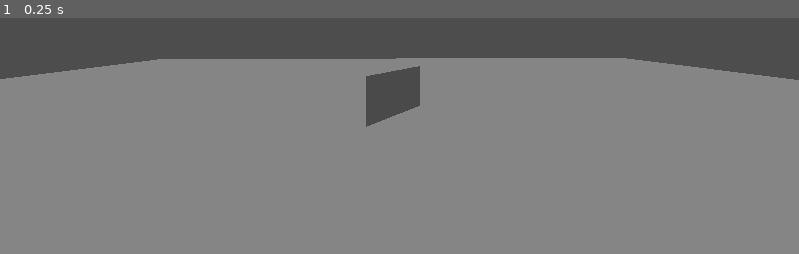
Above: before the commit, frame 1.
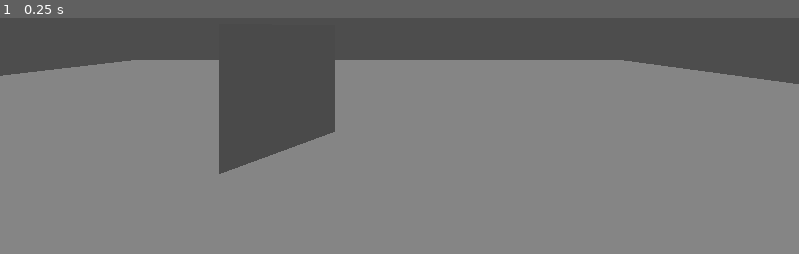
Above: after the commit, the same moment.

Repository: DevinBayly/gamejam
Game: Godot game, scene res://recreating_problem.tscn
The game is run twice, just before and just after one commit, with the same random seed, the same clock (stepped at 60 frames per second) and the same inputs. This scene is started directly instead of the project's main scene.
Inputs:
- Up to frame 1 (0.25 s): no input

The runs differ from the first frame. In frame 1, 7.9% of the frame differs, in the area x 0-100%, y 16-67%.

Commit message:
ok got it to work

Diff:
--- a/recreating_problem.gd
+++ b/recreating_problem.gd
@@ -9,16 +9,7 @@
 	var vid_instance = vid_scene.instantiate()
 	viewport.add_child(vid_instance)
 	var plane  = MeshInstance3D.new()
-	plane.mesh = QuadMesh.new()
 
-	var vmat = StandardMaterial3D.new()
-	vmat.albedo_texture = viewport.get_texture()
-	plane.set_surface_override_material(0,vmat)
-	plane.rotate_y(180)
-	add_child(plane)
-func _old() -> void:
-	var vmat = StandardMaterial3D.new()
-	var custom_plane = MeshInstance3D.new()
 	var vertices = PackedVector3Array()
 
 	# maek a collection of vertices that are ok for a plane
@@ -29,17 +20,33 @@
 	vertices.push_back(Vector3(1,0,0))
 	vertices.push_back(Vector3(1,1,0))
 	vertices.push_back(Vector3(0,1,0))
+	var uvs = PackedVector2Array()
+	uvs.push_back(Vector2(0,0))
+	uvs.push_back(Vector2(1,0))
+	uvs.push_back(Vector2(0,1))
 
+	uvs.push_back(Vector2(1,0))
+	uvs.push_back(Vector2(1,1))
+	uvs.push_back(Vector2(0,1))
 	# Initialize the ArrayMesh.
 	var arr_mesh = ArrayMesh.new()
 	var arrays = []
 	arrays.resize(Mesh.ARRAY_MAX)
 	arrays[Mesh.ARRAY_VERTEX] = vertices
+	arrays[Mesh.ARRAY_TEX_UV] = uvs
 
 # Create the Mesh.
 	arr_mesh.add_surface_from_arrays(Mesh.PRIMITIVE_TRIANGLES, arrays)
-	arr_mesh.resource_local_to_scene=true
-	custom_plane.mesh = arr_mesh
+	plane.mesh = arr_mesh
+	var vmat = StandardMaterial3D.new()
+	vmat.albedo_texture = viewport.get_texture()
+	plane.set_surface_override_material(0,vmat)
+	plane.rotate_y(180)
+	add_child(plane)
+func _old() -> void:
+	var vmat = StandardMaterial3D.new()
+	var custom_plane = MeshInstance3D.new()
+
 	add_child(custom_plane)
 
 	vmat.resource_local_to_scene = true
--- a/recreating_problem.tscn
+++ b/recreating_problem.tscn
@@ -27,4 +27,4 @@
 environment = SubResource("Environment_p43t1")
 
 [node name="Camera3D" type="Camera3D" parent="."]
-transform = Transform3D(-0.9999357, 0, 0.011344342, 0, 1, 0, -0.011344342, 0, -0.9999357, 0, 0.9616916, -3.2907915)
+transform = Transform3D(0.9999357, 0, -0.011344253, 0, 1, 0, 0.011344253, 0, 0.9999357, 0.57720816, 0.9616916, 2.7579908)
